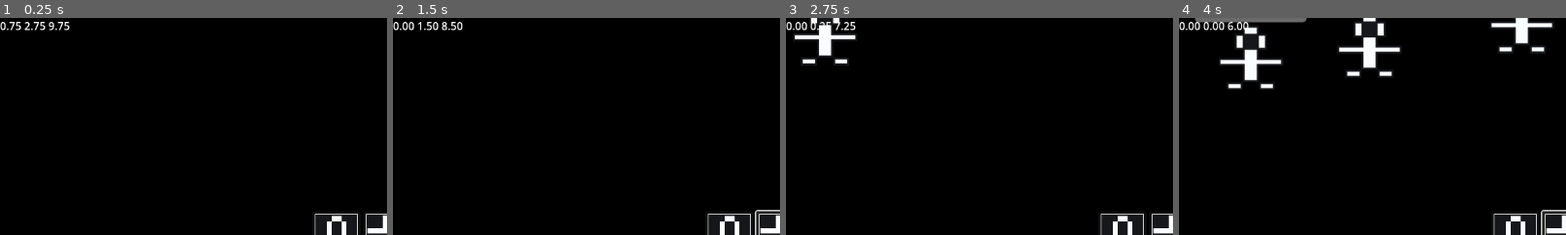
Above: before the commit, frames 1-4 (left to right).
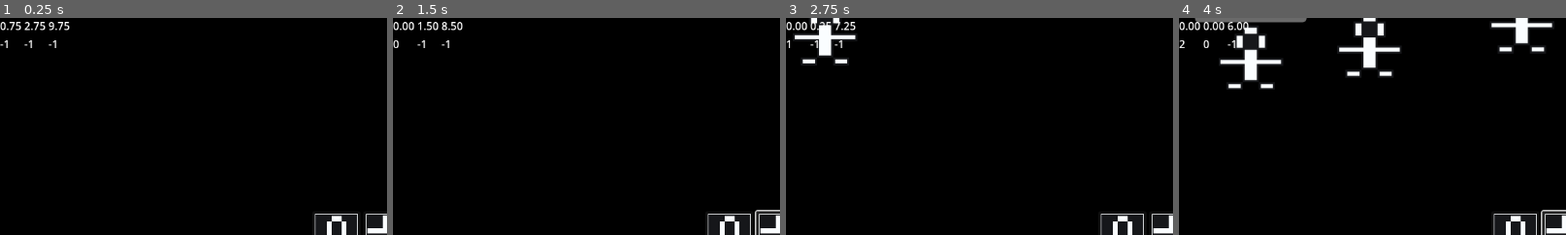
Above: after the commit, the same moments.

Repository: ThomasApplewhite/FIREBALL-Prototype
Game: Godot game, scene res://Source/Utils/dev_scene.tscn
Same seed, same stepped clock (60 frames per second), same inputs: the game is played once before the commit and once after it.
Inputs (mouse positions are % of the whole screen's width and height, from its top left):
- Up to frame 1 (0.25 s): no input
- Up to frame 2 (1.5 s): click (43, 50) at 0.52 s; click (50, 50) at 1.27 s
- Up to frame 3 (2.75 s): click (57, 50) at 2.02 s
- Up to frame 4 (4 s): click (43, 50) at 2.77 s; click (50, 50) at 3.52 s
The pictures show only the part of the screen within x 0-50%, y 0-50%; the shares and areas given below are measured in that part.

The runs differ from the first frame. In frame 1, less than 0.1% of the frame differs, in the area x 0-15%, y 10-14%; in frame 2, 0.1%; in frame 3, less than 0.1%; in frame 4, 0.1%.

Commit message:
Spell Cooldowns and Spell Stacking

Diff:
--- a/Assets/Spells/SpellData/magic_top_spell_data.tres
+++ b/Assets/Spells/SpellData/magic_top_spell_data.tres
@@ -8,5 +8,6 @@
 script = ExtResource("1_d2wbm")
 spell_name = "Magic Top"
 spell_cooldown = 3.0
+global_cooldown_reduction = -2.0
 spell_icon = ExtResource("3_oyfj7")
 packed_spell = ExtResource("1_cegvl")
--- a/Source/DebugUtils/spell_provider_cooldown_display.gd
+++ b/Source/DebugUtils/spell_provider_cooldown_display.gd
@@ -4,7 +4,8 @@
 var grid_container = $GridContainer
 
 var spell_provider
-var display_texts : Array[Label]
+var cool_labels : Array[Label]
+var stack_labels : Array[Label]
 
 var display_enabled = false
 
@@ -14,11 +15,13 @@
 		return
 
 	var time_remaining
+	var stacks
 	var time_left = spell_provider.cooldown_timer.get_time_left()
 	var time_max = spell_provider.cooldown_timer_max
 
 	for i in spell_provider.spell_cooldowns.size():
 		var cooldown = spell_provider.spell_cooldowns[i]
+		var base_cooldown = spell_provider.spell_datas[i].spell_cooldown
 
 		if(cooldown < 0):
 			# account for loop scenario
@@ -26,8 +29,11 @@
 		else:
 			time_remaining = time_left - cooldown
 
+		# math for stacks  might not be accurate for loops. I didn't check
 		time_remaining = 0 if time_remaining <= 0 else time_remaining
-		display_texts[i].text = "%.2f" % time_remaining
+
+		cool_labels[i].text = "%.2f" % time_remaining
+		stack_labels[i].text = "%d" % spell_provider.get_spell_stacks(i)
 
 
 func enable_debug_display(new_spell_provider):
@@ -38,9 +44,16 @@
 
 func generate_display_text():
 	var spell_count = spell_provider.spell_cooldowns.size()
-	display_texts.resize(spell_count)
+	cool_labels.resize(spell_count)
+	stack_labels.resize(spell_count)
 	grid_container.columns = spell_count
+
 	for i in spell_count:
-		display_texts[i] = Label.new()
-		display_texts[i].mouse_filter = MOUSE_FILTER_IGNORE
-		grid_container.add_child(display_texts[i])
+		cool_labels[i] = Label.new()
+		cool_labels[i].mouse_filter = MOUSE_FILTER_IGNORE
+		grid_container.add_child(cool_labels[i])
+
+	for i in spell_count:
+		stack_labels[i] = Label.new()
+		stack_labels[i].mouse_filter = MOUSE_FILTER_IGNORE
+		grid_container.add_child(stack_labels[i])
--- a/Source/Player/player.tscn
+++ b/Source/Player/player.tscn
@@ -28,3 +28,4 @@
 position = Vector2(168, 0)
 
 [node name="SpellProvider" parent="." instance=ExtResource("6_o616n")]
+starting_spell_index = 0
--- a/Source/SpellProvider/spell_provider.gd
+++ b/Source/SpellProvider/spell_provider.gd
@@ -13,6 +13,7 @@
 var cooldown_timer = $Timer
 
 const cooldown_timer_max = 1000
+const reduced_cooldown_min = 5
 
 var selected_spell_index : int
 var spell_cooldowns : Array[float]
@@ -26,8 +27,6 @@
 
 	if debug_enable_cooldowns_display:
 		$SpellProviderCooldownDisplay.enable_debug_display(self)
-
-	pass
 
 func init_buttons():
 	grid_container.columns = spell_datas.size()
@@ -43,34 +42,59 @@
 		new_button.pressed.connect(spell_button_pressed.bind(i))
 		grid_container.add_child(new_button)
 
-		spell_cooldowns[i] = get_spell_cooldown_time(spell_datas[i].spell_cooldown)
+		spell_cooldowns[i] = get_initial_spell_cooldown_time(spell_datas[i].spell_cooldown)
 
 func spell_button_pressed(index : int):
 	selected_spell_index = index
 	print("Spell Select Button %d pressed" % index)
 
-func get_spell_cooldown_time(base_cooldown : float) -> float:
+func get_initial_spell_cooldown_time(base_cooldown : float) -> float:
 	return cooldown_timer.get_time_left() - base_cooldown
 
-# do this laters
-#func reduce_all_spell_cooldowns(cooldown_reduction : float):
-#	pass
+func get_spell_cooldown_time(base_cooldown : float, current_cooldown : float) -> float:
+	return current_cooldown - base_cooldown
 
-func loop_spell_timer(timer_underflow : float):
-	# the only times that wouldn't have expired before the underflow occurs
-	# are negative ones. So, we can assume all times are negative during a loop
+func get_spell_stacks(spell_index : int) -> int:
+	var cooldown = spell_cooldowns[spell_index]
+	var time_left = cooldown_timer.get_time_left()
+	var base_cooldown = spell_datas[spell_index].spell_cooldown
+	return floor((cooldown - time_left) / base_cooldown)
+
+func reduce_all_spell_cooldowns(cooldown_reduction : float):
+	var new_time = cooldown_timer.get_time_left() - cooldown_reduction
+
+	if new_time > reduced_cooldown_min:
+		cooldown_timer.start(new_time)
+	else:
+		# force a timer loop
+		# this avoids restarting timers with a low wait time, which
+		# could cause strange behavior
+		loop_spell_timer(new_time)
+
+func loop_spell_timer(timer_carryover : float):
 	for i in spell_cooldowns.size():
-		spell_cooldowns[i]  += cooldown_timer_max - timer_underflow
+		spell_cooldowns[i]  += cooldown_timer_max + timer_carryover
 
-	cooldown_timer.start(cooldown_timer_max - timer_underflow)
+	cooldown_timer.start(cooldown_timer_max - timer_carryover)
 
 func cast_selected_spell() -> PackedScene:
 	if cooldown_timer.get_time_left() < spell_cooldowns[selected_spell_index]:
-		var new_cooldown = get_spell_cooldown_time(spell_datas[selected_spell_index].spell_cooldown)
-		spell_cooldowns[selected_spell_index] = new_cooldown
+		var base_cool = spell_datas[selected_spell_index].spell_cooldown
+		var cur_cool = spell_cooldowns[selected_spell_index]
+		var new_cooldown = get_spell_cooldown_time(base_cool, cur_cool)
+		var global_cool = spell_datas[selected_spell_index].global_cooldown_reduction
+
+		spell_cooldowns[selected_spell_index] = new_cooldown - global_cool
+		reduce_all_spell_cooldowns(global_cool)
+
 		return spell_datas[selected_spell_index].packed_spell
 
 	return null
 
+func print_spell_stack_math(spell_index):
+	var overflow = spell_cooldowns[spell_index] - cooldown_timer.get_time_left()
+	var base = spell_datas[spell_index].spell_cooldown
+	print("Stacks: %d, overflow: %.2f, base_cooldown: %.2f" % [get_spell_stacks(spell_index), overflow, base])
+
 func _on_timer_timeout():
 	loop_spell_timer(0.0)
--- a/Source/Utils/spell_data.gd
+++ b/Source/Utils/spell_data.gd
@@ -4,5 +4,6 @@
 
 @export var spell_name : String
 @export var spell_cooldown : float
+@export var global_cooldown_reduction : float
 @export var spell_icon : Texture2D
 @export var packed_spell : PackedScene
Not shown, changed: Docs/Home/DevelopmentDocs/GameplayDevelopment.txt
Not shown, changed: Docs/Home/DevelopmentDocs/NiceToHaves.txt
Not shown, changed: Docs/Home/FunctionalityDocs/SpellProviderCooldownTimer.txt
